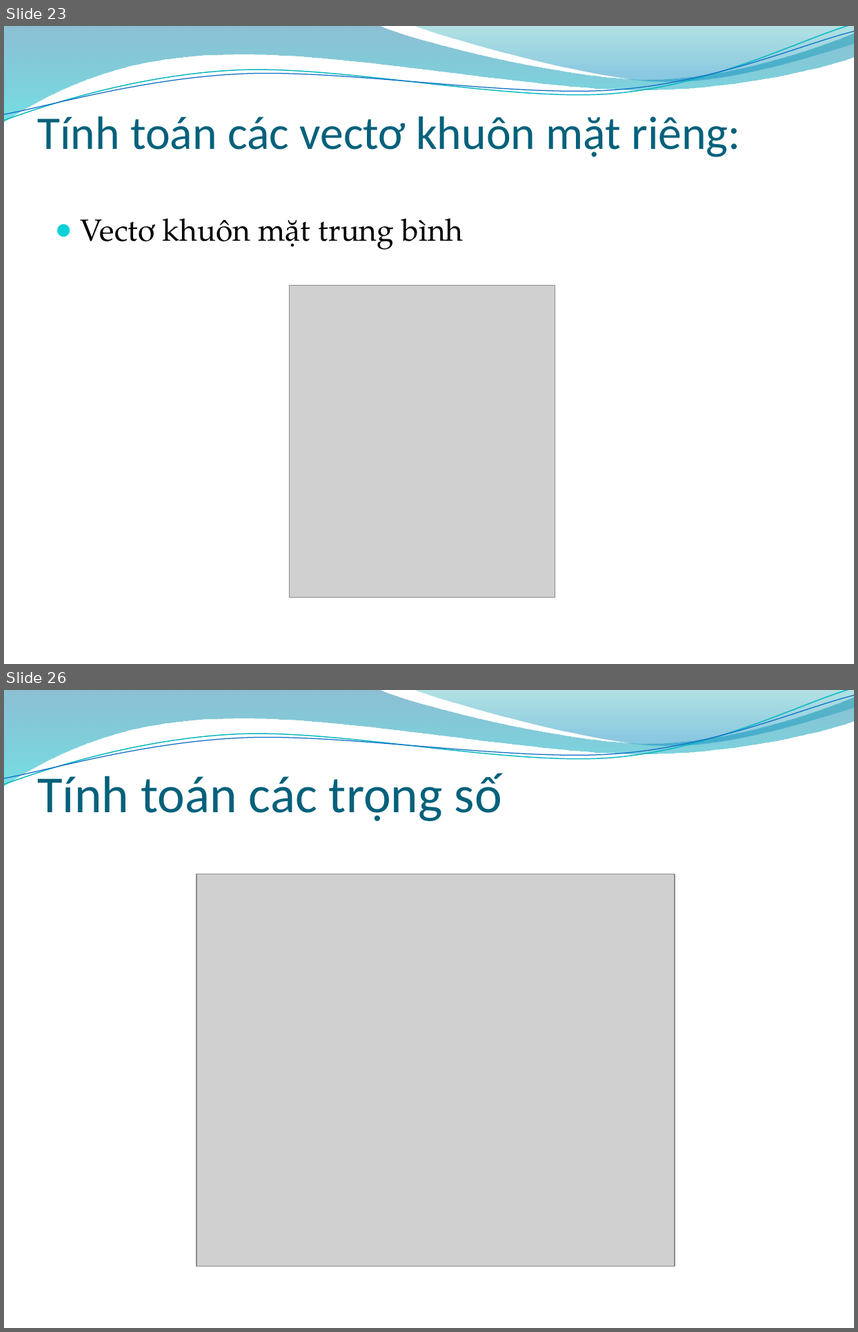
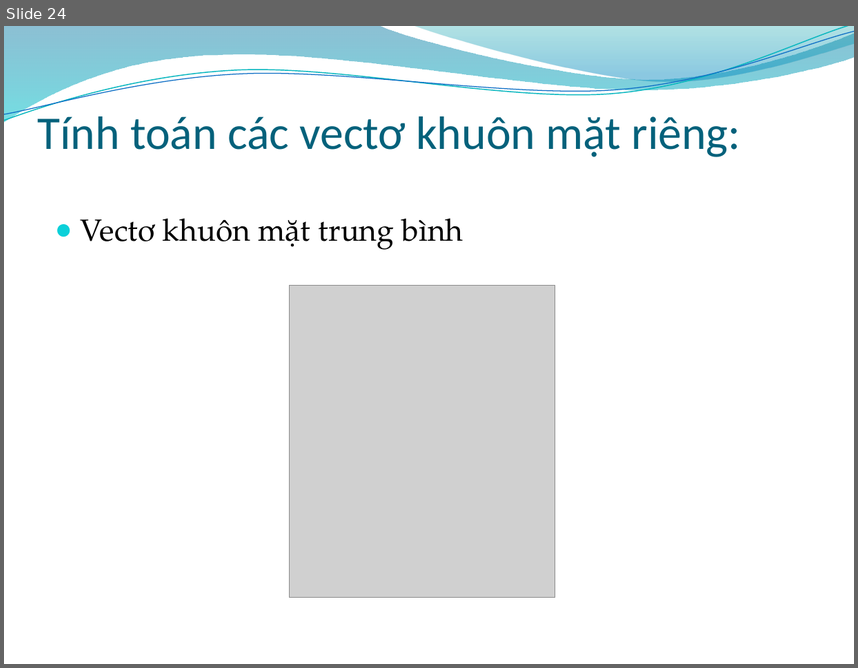
Before and after one commit to phucnh/bk-20102-assignment, a slide deck: Xu li anh/XLA_36_Biometric_Slide.pptx. Shown one above the other, each under a label of ours: slides 23 and 26 before the commit, slide 24 after it; the slides between them are not shown. The pictures are 858x1332 and 858x668 pixels, drawn with LibreOffice and Linux fonts; fonts in the diff are those of the drawing; grey boxes stand for pictures; background and template pictures are left out. Boxes give left, top, right and bottom in pixels: in the first picture for what was removed or moved away, otherwise in the second. Text is boxed around its words. In the diff, an @@ line names an element or a change of style, - is before the commit and + after.

```diff
--- a/Xu li anh/XLA_36_Biometric_Slide.pptx
+++ b/Xu li anh/XLA_36_Biometric_Slide.pptx
@@ slide 26 removed at box(4, 690, 854, 1328), background picture (left out); not listed: 4 template elements that a slide beside it also shows @@
@@ title removed at box(37, 769, 502, 821) @@
-Tính toán các trọng số
@@ picture removed at box(197, 874, 675, 1265) @@
@@ what was slide 23 is now slide 24 @@
```
Also in this commit, not shown: 4 slides changed, 3 slides added, 1 other file.
